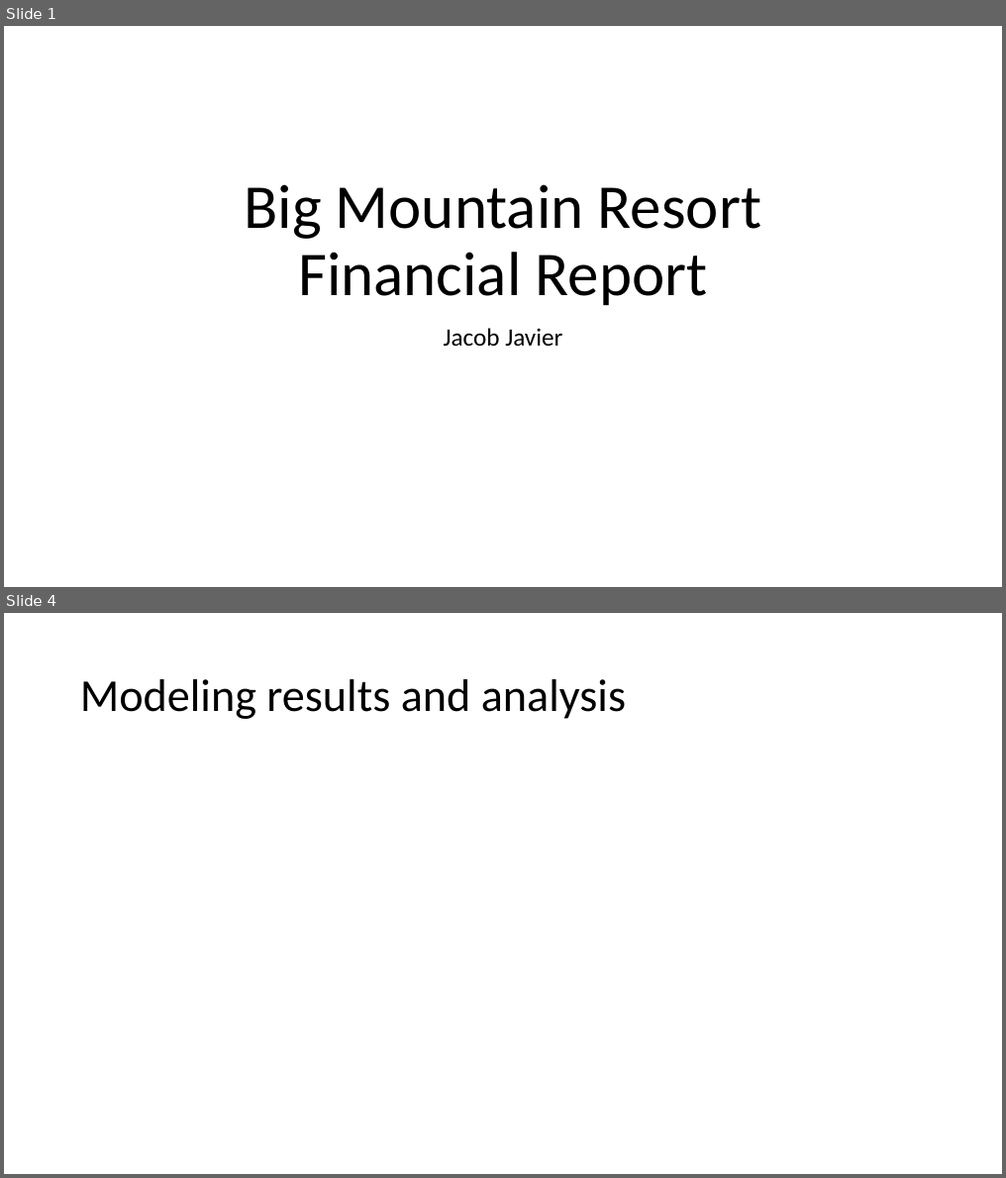
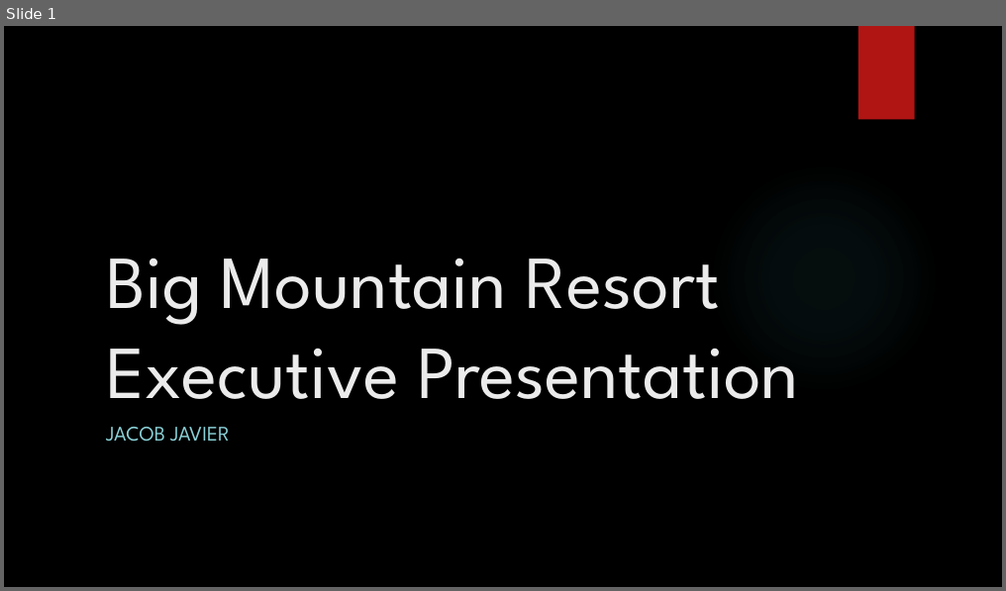
Before and after one commit to jpjavier23/DataScienceGuidedCapstone, a slide deck: Big Mountain Resort Executive Presentation.pptx. Shown one above the other, each under a label of ours: slides 1 and 4 before the commit, slide 1 after it; the slides between them are not shown. The pictures are 1006x1178 and 1006x591 pixels, drawn with LibreOffice and Linux fonts; fonts in the diff are those of the drawing; background and template pictures are left out. Boxes give left, top, right and bottom in pixels: in the first picture for what was removed or moved away, otherwise in the second. Text is boxed around its words. In the diff, an @@ line names an element or a change of style, - is before the commit and + after.

Commit message:
executive presentation complete and ready for final review before submission

```diff
--- a/Big Mountain Resort Executive Presentation.pptx
+++ b/Big Mountain Resort Executive Presentation.pptx
@@ slide 4 removed at (4, 613, 1002, 1174), background #FFFFFF @@
@@ title removed at (80, 679, 626, 719) @@
-Modeling results and analysis
@@ slide 1 changed as well @@
@@ background #FFFFFF to picture (left out) @@
@@ rectangle added at (858, 26, 915, 120), fill #B01513 @@
@@ ellipse added at (709, 163, 939, 393), fill gradient #50B9C1 @@
@@ title at (106, 258, 799, 399): text changed; size 60 to 72 pt; font Calibri to League Spartan; text colour #000000 to #EBEBEB @@
-Big Mountain Resort Financial Report
+Big Mountain Resort Executive Presentation
@@ subtitle at (106, 427, 230, 442): text changed; size 24 to 20 pt; font Calibri to League Spartan; text colour #000000 to #8AD0D6 @@
-Jacob Javier
+JACOB JAVIER
```
Also in this commit, not shown: 3 other slides changed, 3 slides added, 2 other slides removed, 1 other file.
